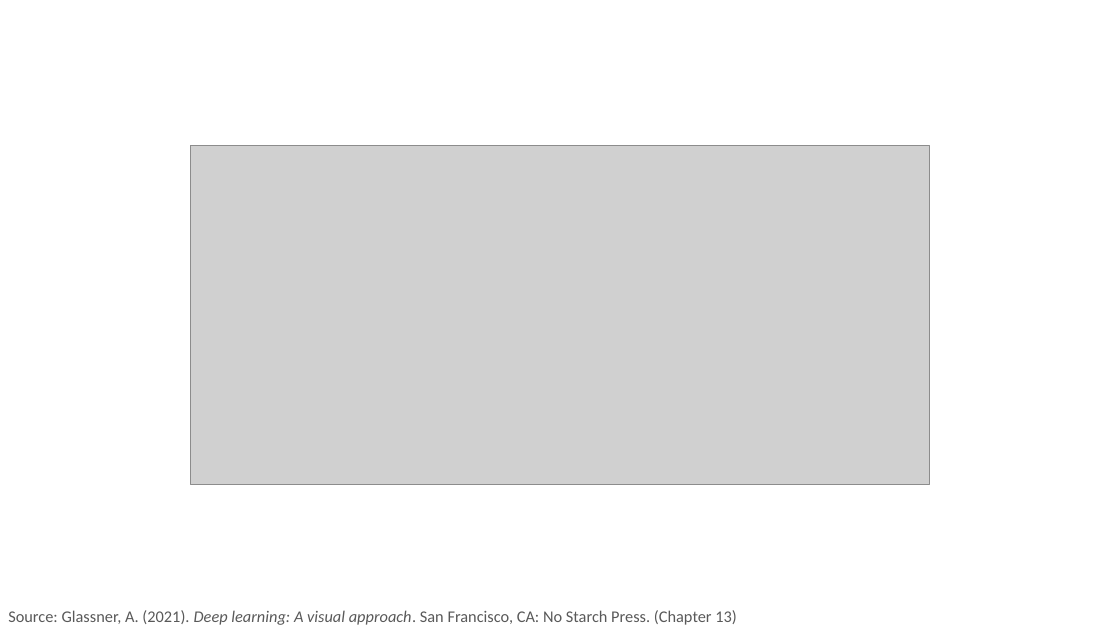
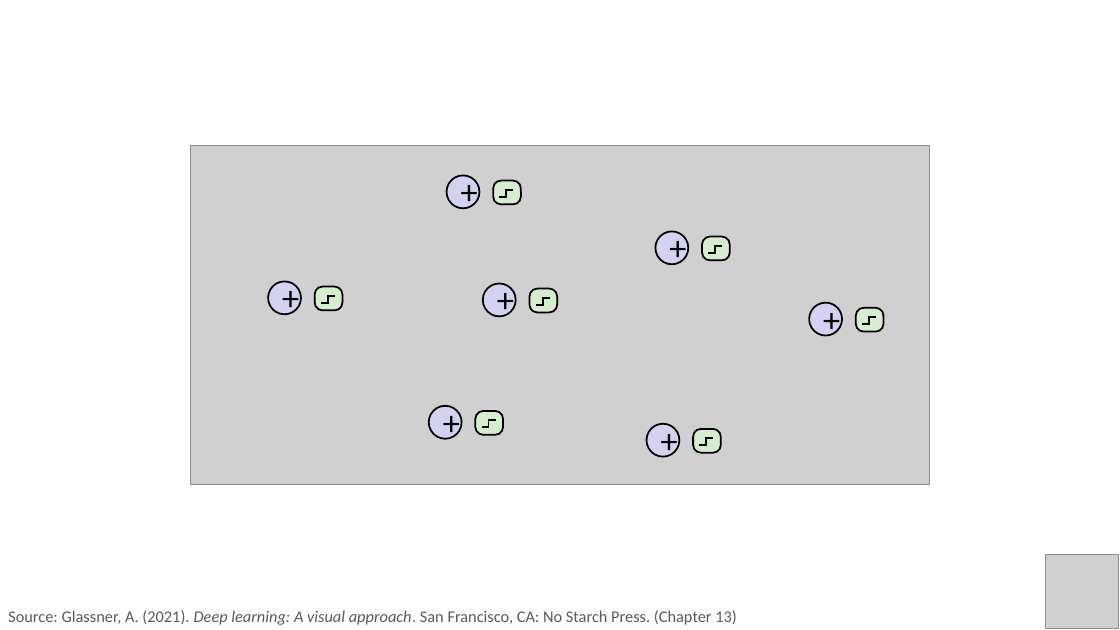
Before and after one commit to PracticumAI/deep_learning, a slide deck: slide 5 of presentations/02.1_neural_anatomy.pptx (slide 6 before the commit). Drawn at 1120x630 pixels with LibreOffice and Linux fonts; fonts in the diff are those of the drawing; grey boxes stand for pictures. Boxes give left, top, right and bottom in pixels: in the first picture for what was removed or moved away, otherwise in the second. Text is boxed around its words. In the diff, an @@ line names an element or a change of style, - is before the commit and + after.

```diff
--- a/presentations/02.1_neural_anatomy.pptx
+++ b/presentations/02.1_neural_anatomy.pptx
@@ ellipse added at [447,176,480,208], fill #D3D3F1, outline #000000 1.5 pt, 28 pt, text #000000 @@
++
@@ rounded rectangle added at [493,181,521,204], fill #D6EECF, outline #000000 1.5 pt @@
@@ elbow line added from (513, 190) to (500, 197), #000000 1.5 pt @@
@@ ellipse added at [655,231,688,264], fill #D3D3F1, outline #000000 1.5 pt, 28 pt, text #000000 @@
++
@@ rounded rectangle added at [702,237,730,260], fill #D6EECF, outline #000000 1.5 pt @@
@@ elbow line added from (723, 246) to (708, 253), #000000 1.5 pt @@
@@ ellipse added at [268,281,301,314], fill #D3D3F1, outline #000000 1.5 pt, 28 pt, text #000000 @@
++
@@ rounded rectangle added at [315,287,343,310], fill #D6EECF, outline #000000 1.5 pt @@
@@ elbow line added from (335, 296) to (321, 302), #000000 1.5 pt @@
@@ ellipse added at [483,283,516,316], fill #D3D3F1, outline #000000 1.5 pt, 28 pt, text #000000 @@
++
@@ rounded rectangle added at [529,289,557,313], fill #D6EECF, outline #000000 1.5 pt @@
@@ elbow line added from (549, 298) to (536, 305), #000000 1.5 pt @@
@@ ellipse added at [809,302,842,335], fill #D3D3F1, outline #000000 1.5 pt, 28 pt, text #000000 @@
++
@@ rounded rectangle added at [856,308,884,331], fill #D6EECF, outline #000000 1.5 pt @@
@@ elbow line added from (876, 317) to (862, 324), #000000 1.5 pt @@
@@ ellipse added at [429,406,461,439], fill #D3D3F1, outline #000000 1.5 pt, 28 pt, text #000000 @@
++
@@ rounded rectangle added at [476,411,503,434], fill #D6EECF, outline #000000 1.5 pt @@
@@ elbow line added from (496, 420) to (481, 427), #000000 1.5 pt @@
@@ ellipse added at [647,423,680,456], fill #D3D3F1, outline #000000 1.5 pt, 28 pt, text #000000 @@
++
@@ rounded rectangle added at [693,429,721,453], fill #D6EECF, outline #000000 1.5 pt @@
@@ elbow line added from (713, 439) to (700, 445), #000000 1.5 pt @@
@@ picture added at [1045,555,1119,629] @@
```
Also in this commit, not shown: 11 other slides changed, 4 slides added, 5 slides removed, 3 other files.
